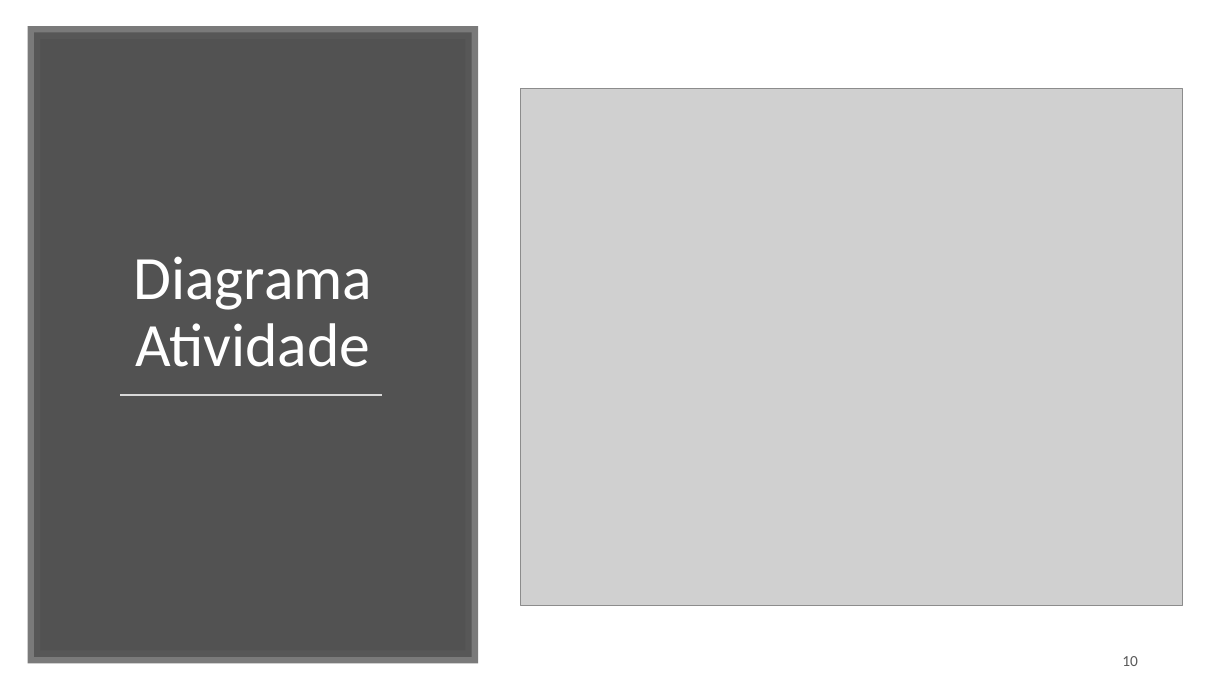
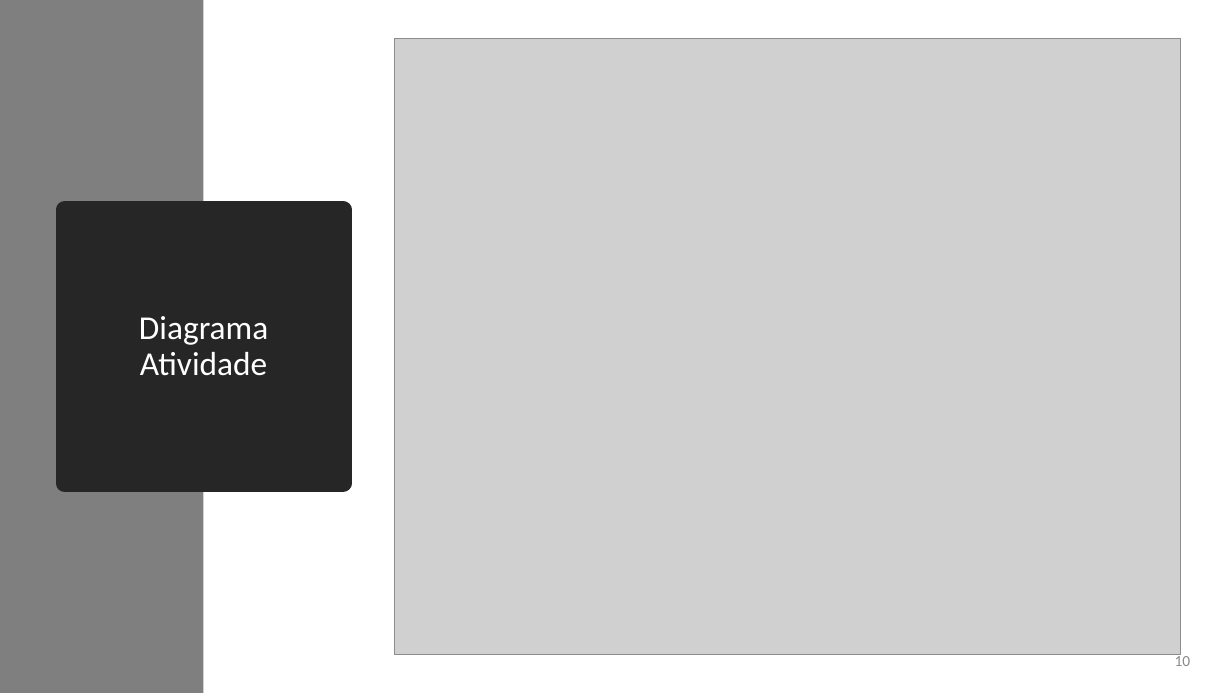
Before and after one commit to brunocv/MyChef, a slide deck: slide 22 of LI4_ppt_fase3.pptx. Drawn at 1232x693 pixels with LibreOffice and Linux fonts; fonts in the diff are those of the drawing; grey boxes stand for pictures. Boxes give left, top, right and bottom in pixels: in the first picture for what was removed or moved away, otherwise in the second. Text is boxed around its words. In the diff, an @@ line names an element or a change of style, - is before the commit and + after.

```diff
--- a/LI4_ppt_fase3.pptx
+++ b/LI4_ppt_fase3.pptx
@@ rectangle added at [0,0,203,693], fill #7F7F7F @@
@@ rectangle removed at [34,32,472,657] @@
@@ picture: place and size @@
-picture at [521,89,1184,605]
+picture at [394,38,1180,654]
@@ title "Diagrama Atividade": place and size @@
-title "Diagrama Atividade" at [133,256,372,367]
+title "Diagrama Atividade" at [65,210,343,483]
@@ title "Diagrama Atividade" at [65,210,343,483]: size 48 to 26 pt; vertical alignment bottom to middle; fill none to #262626; outline none to #262626 13.75 pt @@
@@ line removed from (120, 396) to (382, 396) @@
@@ text "10": place and size @@
-text "10" at [1122,656,1138,666]
+text "10" at [1175,653,1191,666]
@@ text "10" at [1175,653,1191,666]: text colour #595959 to #898989 @@
```
Also in this commit, not shown: 1 other slide changed.
